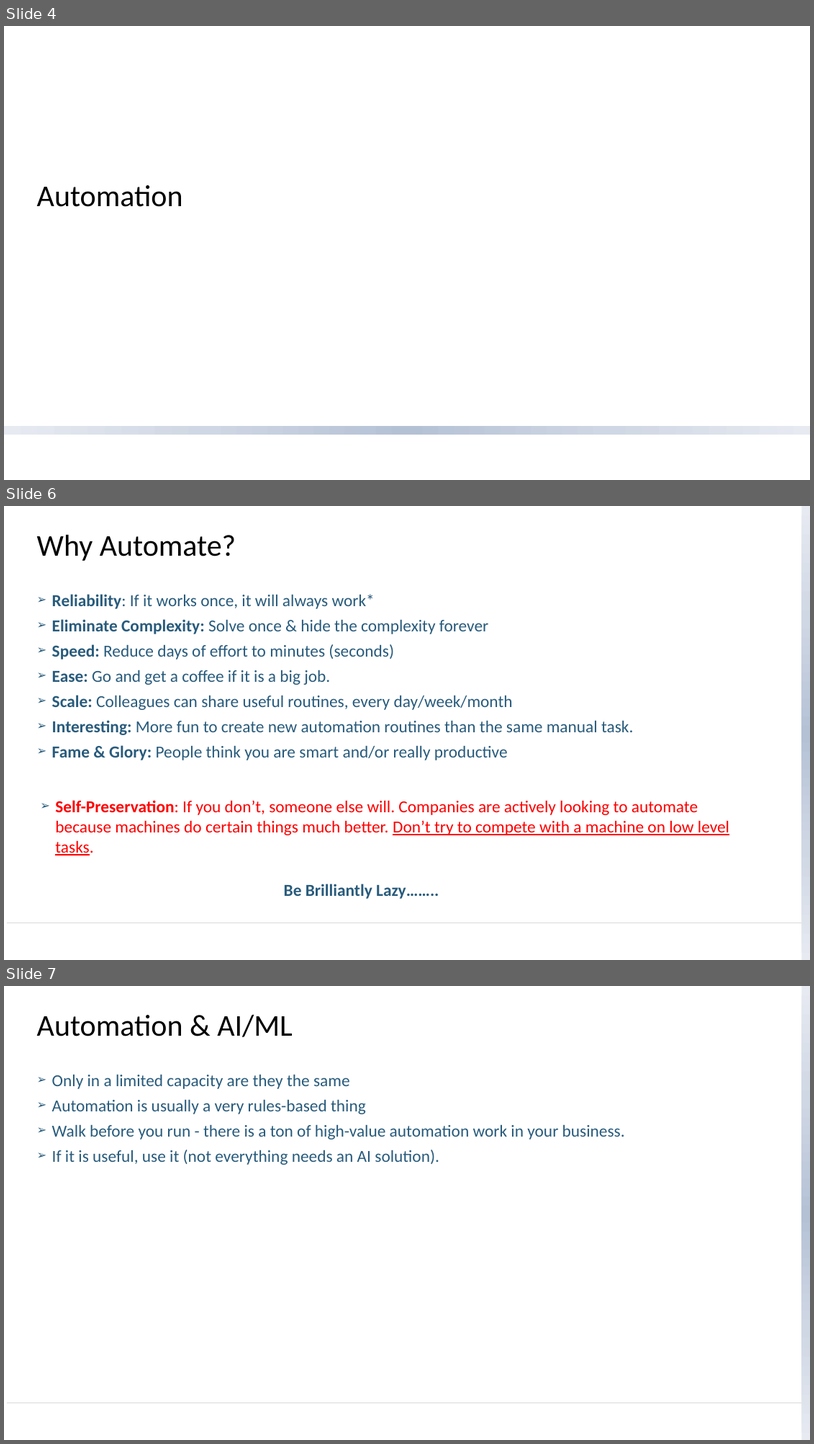
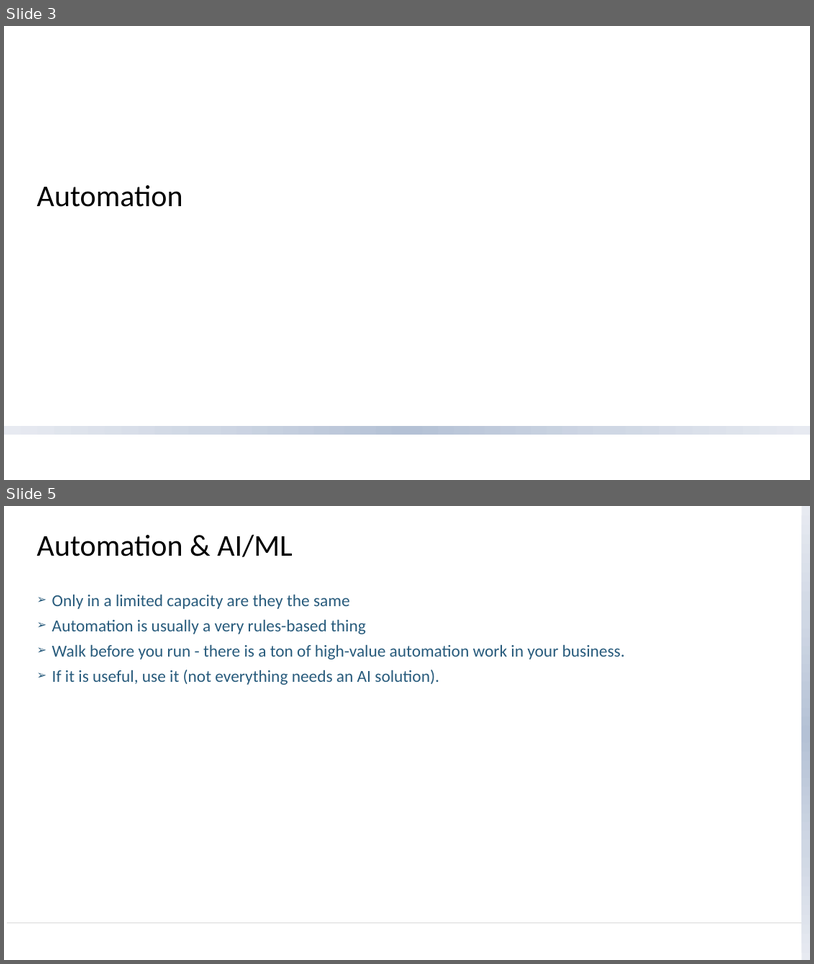
Before and after one commit to newtpm/iia-birmingham, a slide deck: Bravery - Brilliantly Lazy (Automation).pptx. Shown one above the other, each under a label of ours: slides 4, 6 and 7 before the commit, slides 3 and 5 after it; the slides between them are not shown. The pictures are 814x1444 and 814x964 pixels, drawn with LibreOffice and Linux fonts; fonts in the diff are those of the drawing; background and template pictures are left out. Boxes give left, top, right and bottom in pixels: in the first picture for what was removed or moved away, otherwise in the second. Text is boxed around its words. In the diff, an @@ line names an element or a change of style, - is before the commit and + after.

```diff
--- a/Bravery - Brilliantly Lazy (Automation).pptx
+++ b/Bravery - Brilliantly Lazy (Automation).pptx
@@ slide 6 removed at box(4, 506, 810, 960), background #FFFFFF; not listed: 2 template elements that a slide beside it also shows @@
@@ title removed at box(37, 535, 236, 561) @@
-Why Automate?
@@ text removed at box(52, 594, 633, 760) @@
-➢ Reliability: If it works once, it will always work*
-➢ Eliminate Complexity: Solve once & hide the complexity forever
-➢ Speed: Reduce days of effort to minutes (seconds)
-➢ Ease: Go and get a coffee if it is a big job.
-➢ Scale: Colleagues can share useful routines, every day/week/month
-➢ Interesting: More fun to create new automation routines than the same manual task.
-➢ Fame & Glory: People think you are smart and/or really productive
@@ text removed at box(55, 800, 730, 835) @@
-➢ Self-Preservation: If you don’t, someone else will. Companies are actively looking to automate because machines do certain things much better. Don’t try to compete with a machine on low level tasks.
@@ text removed at box(284, 883, 439, 898) @@
-Be Brilliantly Lazy……..
@@ what was slide 4 is now slide 3 @@
@@ what was slide 7 is now slide 5 @@
```
Also in this commit, not shown: 5 slides changed, 1 slide added, 3 other slides removed, 4 other files.
